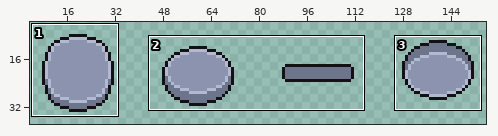
A sprite sheet gets an edit: assets/coins/obol_god.png. The first picture is a wide view before the edit; the outline marks the close-up.
Close-up. First the earlier version:
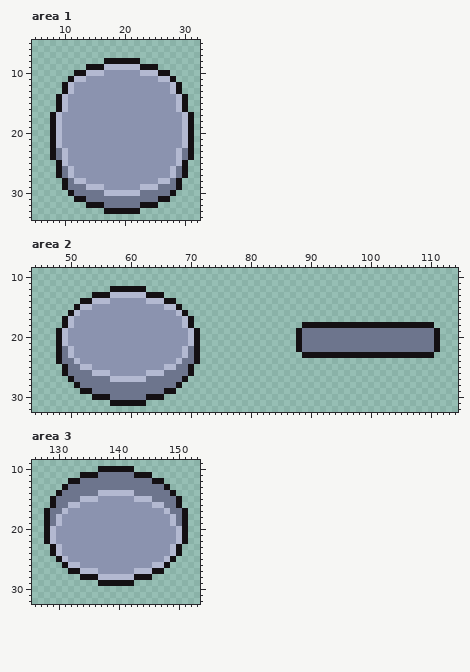
The file is 160x43 pixels. Shown: area 1: x 5..32, y 5..34; area 2: x 44..114, y 9..32; area 3: x 126..153, y 9..32. The wide view leaves out empty margins.
After the commit:
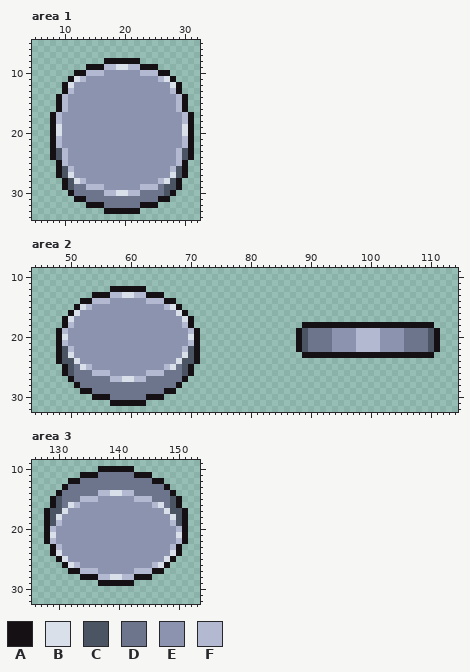
Palette (. is transparent): A #141013  B #dae0ea  C #4a5462  D #6d758d  E #8b93af  F #b3b9d1
From old to new:
--- area 1
@@ x 5..32 @@
  8 ............AAAAAA..........
- 9 .........AAAFFFFFFAAA.......
+ 9 .........AAAFFBBFFAAA.......
 10 .......AAFFFEEEEEEFFFAA.....
-11 ......AFFEEEEEEEEEEEEFFA....
-12 .....AFEEEEEEEEEEEEEEEEFA...
+11 ......ABFEEEEEEEEEEEEFBA....
+12 .....ABEEEEEEEEEEEEEEEEBA...
 13 .....AFEEEEEEEEEEEEEEEEFA...
@@ x 5..32 @@
 18 ...AFEEEEEEEEEEEEEEEEEEEEFA.
-19 ...AFEEEEEEEEEEEEEEEEEEEEFA.
-20 ...AFEEEEEEEEEEEEEEEEEEEEFA.
+19 ...ABEEEEEEEEEEEEEEEEEEEEBA.
+20 ...ABEEEEEEEEEEEEEEEEEEEEBA.
 21 ...AFEEEEEEEEEEEEEEEEEEEEFA.
 22 ...AFEEEEEEEEEEEEEEEEEEEEFA.
-23 ...ADFEEEEEEEEEEEEEEEEEEFDA.
-24 ...ADFEEEEEEEEEEEEEEEEEEFDA.
+23 ...ACFEEEEEEEEEEEEEEEEEEFCA.
+24 ...ACFEEEEEEEEEEEEEEEEEEFCA.
 25 ....AFEEEEEEEEEEEEEEEEEEFA..
-26 ....ADFEEEEEEEEEEEEEEEEFDA..
-27 ....ADFEEEEEEEEEEEEEEEEFDA..
-28 .....ADFFEEEEEEEEEEEEFFDA...
-29 .....ADDDFFFEEEEEEFFFDDDA...
-30 ......ADDDDDFFFFFFDDDDDA....
+26 ....ACFEEEEEEEEEEEEEEEEFCA..
+27 ....ACBEEEEEEEEEEEEEEEEBCA..
+28 .....ACBFEEEEEEEEEEEEFBCA...
+29 .....ACDDFFFEEEEEEFFFDCCA...
+30 ......ADDDDDFFBBFFDDDDCA....
 31 .......AADDDDDDDDDDDDAA.....
--- area 2
@@ x 44..114 @@
 12 .............AAAAAA....................................................
-13 ..........AAAFFFFFFAAA.................................................
+13 ..........AAAFFBBFFAAA.................................................
 14 ........AAFFFEEEEEEFFFAA...............................................
-15 .......AFFEEEEEEEEEEEEFFA..............................................
-16 ......AFEEEEEEEEEEEEEEEEFA.............................................
-17 .....AFEEEEEEEEEEEEEEEEEEFA............................................
+15 .......ABFEEEEEEEEEEEEFBA..............................................
+16 ......ABEEEEEEEEEEEEEEEEBA.............................................
+17 .....ABEEEEEEEEEEEEEEEEEEBA............................................
 18 .....AFEEEEEEEEEEEEEEEEEEFA..................AAAAAAAAAAAAAAAAAAAAAA....
-19 ....AFEEEEEEEEEEEEEEEEEEEEFA................ADDDDDDDDDDDDDDDDDDDDDDA...
-20 ....AFEEEEEEEEEEEEEEEEEEEEFA................ADDDDDDDDDDDDDDDDDDDDDDA...
-21 ....AFEEEEEEEEEEEEEEEEEEEEFA................ADDDDDDDDDDDDDDDDDDDDDDA...
-22 ....ADFEEEEEEEEEEEEEEEEEEFDA................ADDDDDDDDDDDDDDDDDDDDDDA...
-23 ....ADFEEEEEEEEEEEEEEEEEEFDA.................AAAAAAAAAAAAAAAAAAAAAA....
-24 ....ADDFEEEEEEEEEEEEEEEEFDDA...........................................
-25 .....ADDFFEEEEEEEEEEEEFFDDA............................................
-26 .....ADDDDFFFEEEEEEFFFDDDDA............................................
-27 ......ADDDDDDFFFFFFDDDDDDA.............................................
+19 ....AFEEEEEEEEEEEEEEEEEEEEFA................ACDDDDEEEEFFFFEEEEDDDDCA...
+20 ....ABEEEEEEEEEEEEEEEEEEEEBA................ACDDDDEEEEFFFFEEEEDDDDCA...
+21 ....AFEEEEEEEEEEEEEEEEEEEEFA................ACDDDDEEEEFFFFEEEEDDDDCA...
+22 ....ACFEEEEEEEEEEEEEEEEEEFCA................ACDDDDEEEEFFFFEEEEDDDDCA...
+23 ....ACBEEEEEEEEEEEEEEEEEEBCA.................AAAAAAAAAAAAAAAAAAAAAA....
+24 ....ACCBEEEEEEEEEEEEEEEEBCCA...........................................
+25 .....ACDBFEEEEEEEEEEEEFBDCA............................................
+26 .....ACDDDFFFEEEEEEFFFDDDCA............................................
+27 ......ADDDDDDFFBBFFDDDDDDA.............................................
 28 .......ADDDDDDDDDDDDDDDDA..............................................
--- area 3
@@ x 126..153 @@
 13 .....ADDDDDDDDDDDDDDDDA.....
-14 ....ADDDDDDFFFFFFDDDDDDA....
-15 ...ADDDDFFFEEEEEEFFFDDDDA...
-16 ...ADDFFEEEEEEEEEEEEFFDDA...
-17 ..ADDFEEEEEEEEEEEEEEEEFDDA..
-18 ..ADFEEEEEEEEEEEEEEEEEEFDA..
-19 ..ADFEEEEEEEEEEEEEEEEEEFDA..
+14 ....ADDDDDDFFBBFFDDDDDDA....
+15 ...ACDDDFFFEEEEEEFFFDDDCA...
+16 ...ACDBFEEEEEEEEEEEEFBDCA...
+17 ..ACCBEEEEEEEEEEEEEEEEBCCA..
+18 ..ACBEEEEEEEEEEEEEEEEEEBCA..
+19 ..ACFEEEEEEEEEEEEEEEEEEFCA..
 20 ..AFEEEEEEEEEEEEEEEEEEEEFA..
-21 ..AFEEEEEEEEEEEEEEEEEEEEFA..
+21 ..ABEEEEEEEEEEEEEEEEEEEEBA..
 22 ..AFEEEEEEEEEEEEEEEEEEEEFA..
 23 ...AFEEEEEEEEEEEEEEEEEEFA...
-24 ...AFEEEEEEEEEEEEEEEEEEFA...
-25 ....AFEEEEEEEEEEEEEEEEFA....
-26 .....AFFEEEEEEEEEEEEFFA.....
+24 ...ABEEEEEEEEEEEEEEEEEEBA...
+25 ....ABEEEEEEEEEEEEEEEEBA....
+26 .....ABFEEEEEEEEEEEEFBA.....
 27 ......AAFFFEEEEEEFFFAA......
-28 ........AAAFFFFFFAAA........
+28 ........AAAFFBBFFAAA........
 29 ...........AAAAAA...........
